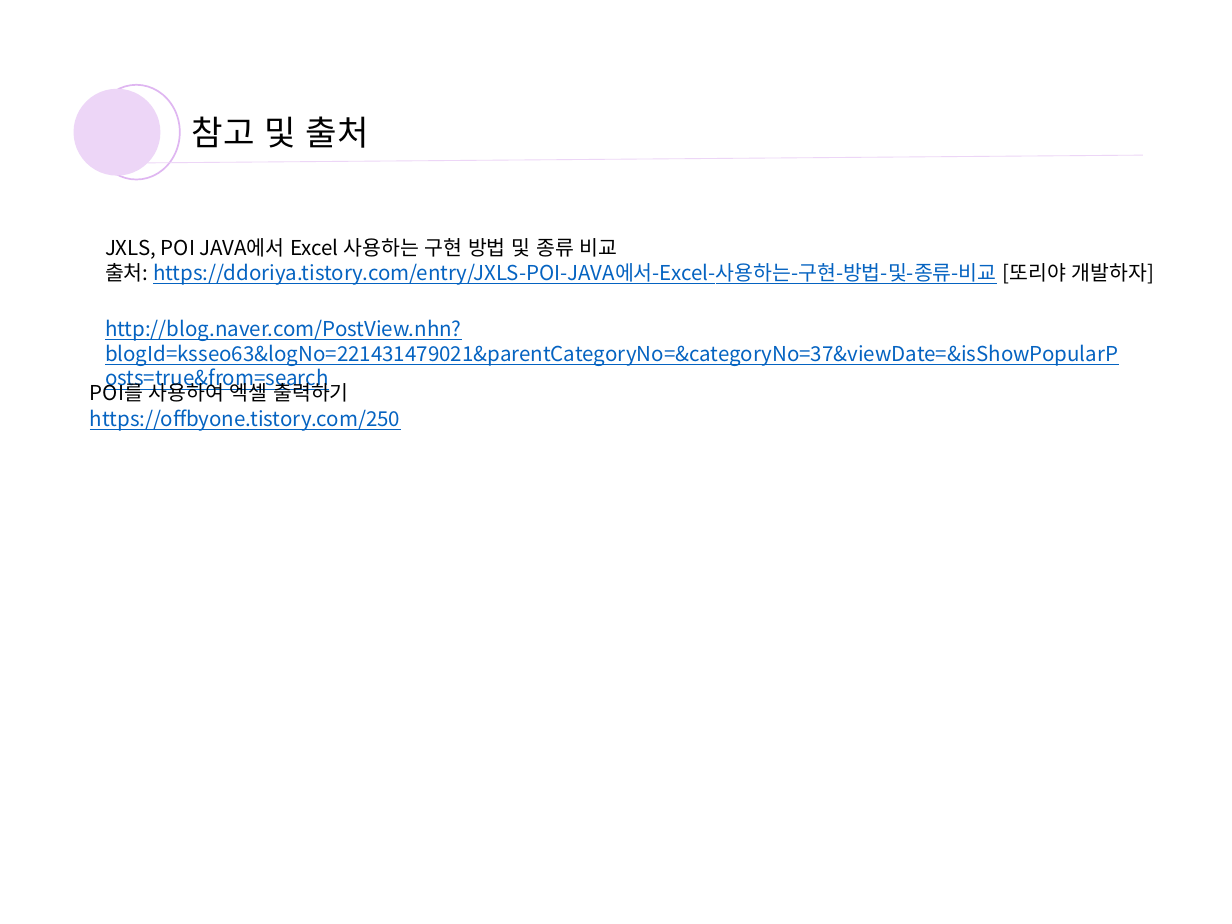
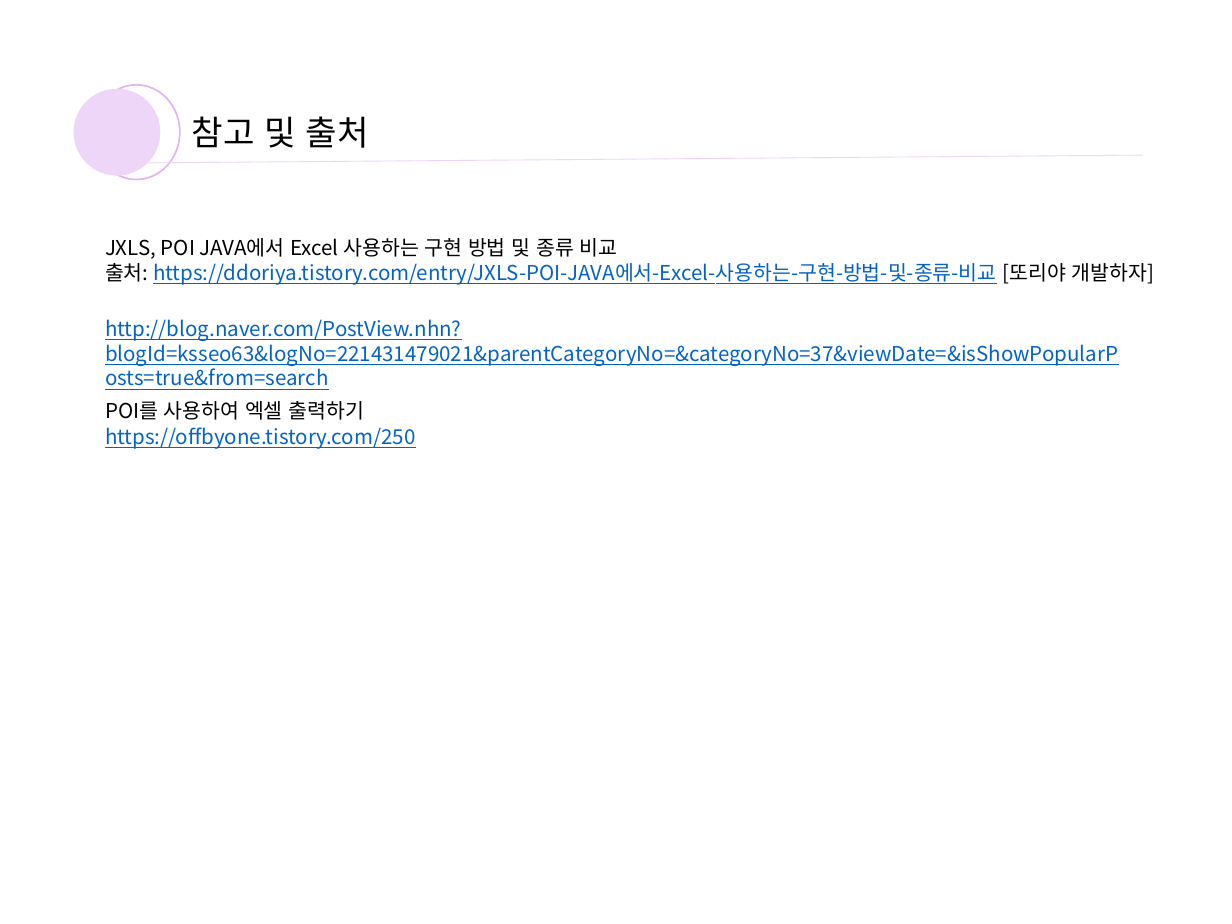
Before and after one commit to yoosooop/INTERN_log, a slide deck: slide 46 of bms 엑셀 파일 생성.pptx (slide 42 before the commit). Drawn at 1232x924 pixels with LibreOffice and Linux fonts; fonts in the diff are those of the drawing. Boxes give left, top, right and bottom in pixels: in the first picture for what was removed or moved away, otherwise in the second. Text is boxed around its words. In the diff, an @@ line names an element or a change of style, - is before the commit and + after.

```diff
--- a/bms 엑셀 파일 생성.pptx
+++ b/bms 엑셀 파일 생성.pptx
@@ text "https://offbyone.tistory.com/250": place and size @@
-text "https://offbyone.tistory.com/250" at (90, 409, 400, 431)
+text "https://offbyone.tistory.com/250" at (105, 427, 415, 449)
@@ text "POI를 사용하여 엑셀 출력하기" rewrapped from (90, 379, 348, 402) to (105, 401, 364, 420) @@
```
Also in this commit, not shown: 5 other slides changed, 4 slides added.
